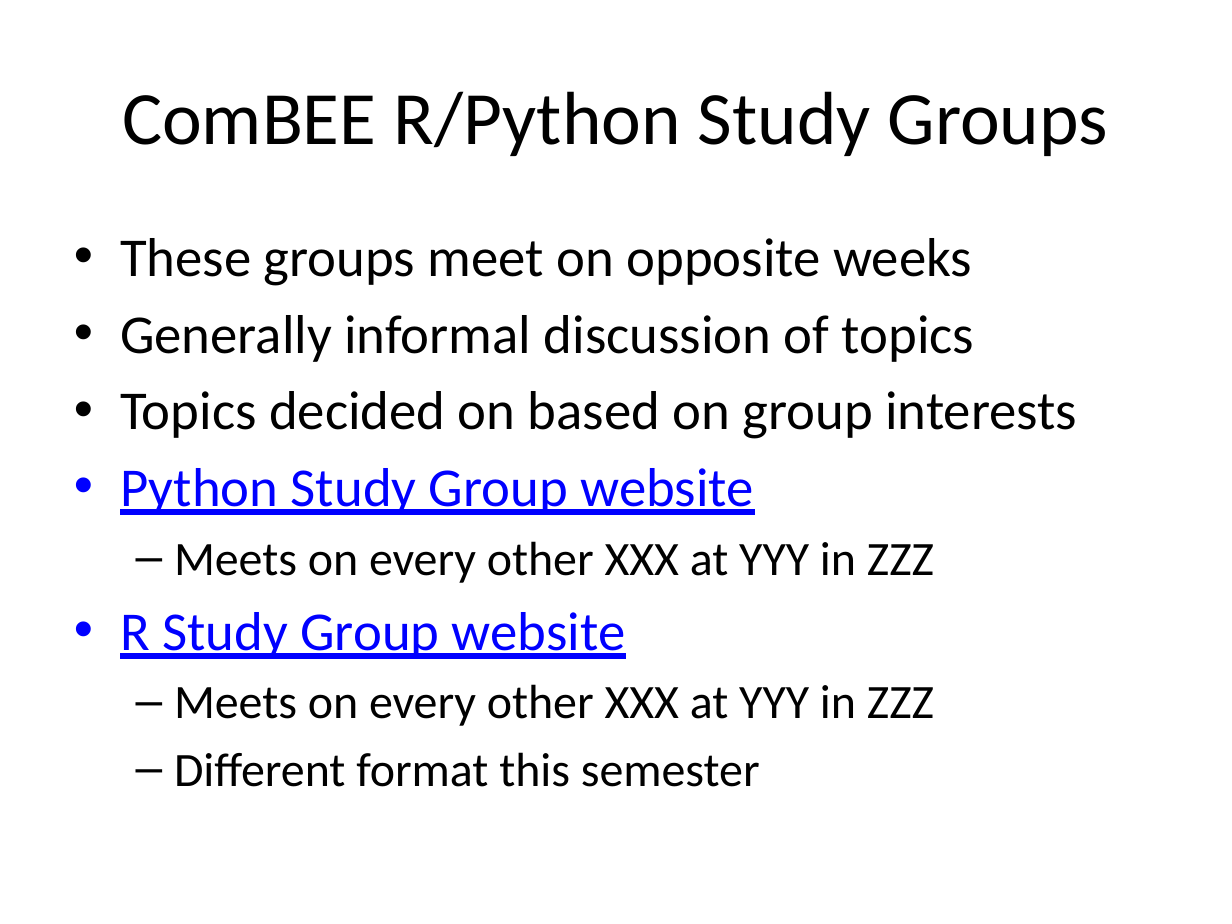
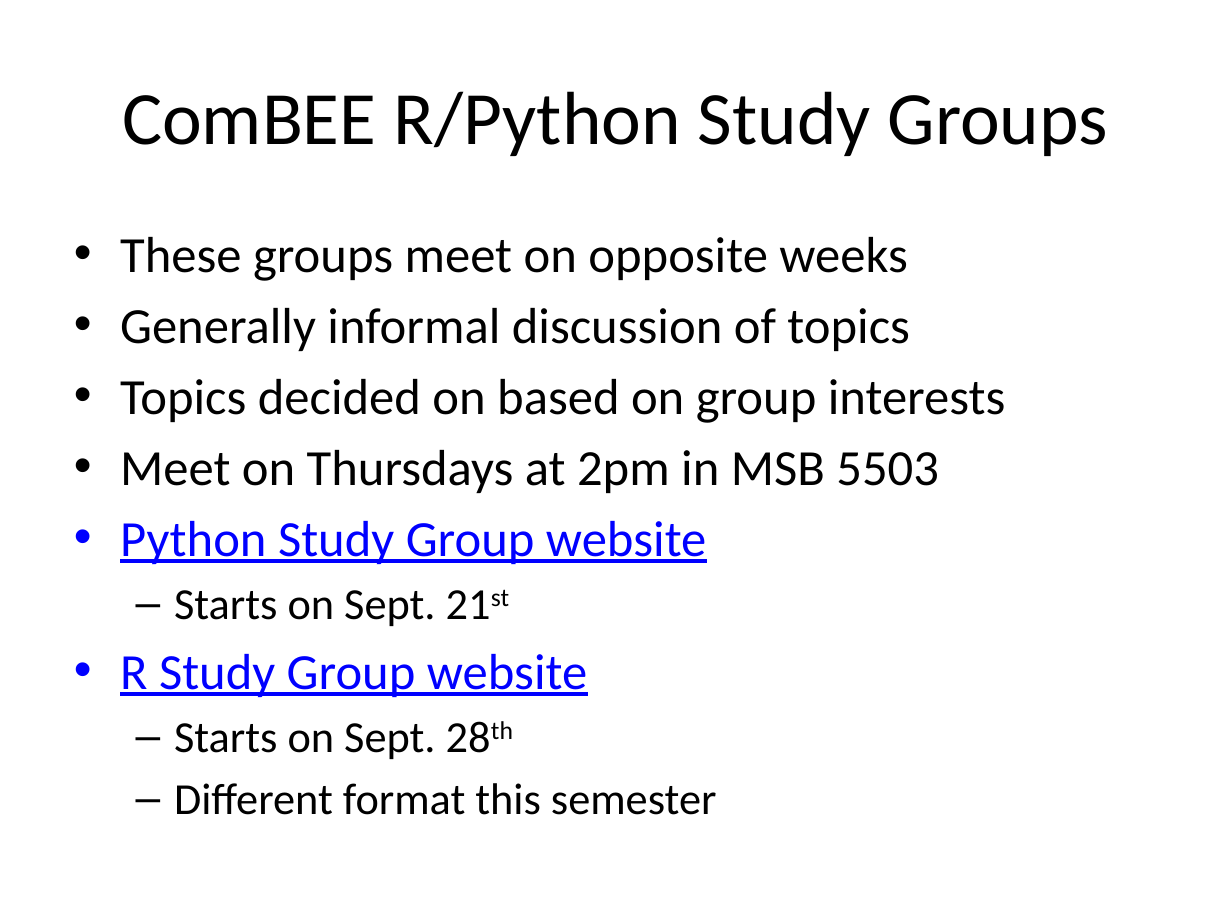
Before and after one commit to ComBEE-UW-Madison/presentations, a slide deck: slide 4 of info/20170830-MDTPorientation.pptx. Drawn at 1232x924 pixels with LibreOffice and Linux fonts; fonts in the diff are those of the drawing. Boxes give left, top, right and bottom in pixels: in the first picture for what was removed or moved away, otherwise in the second. Text is boxed around its words. In the diff, an @@ line names an element or a change of style, - is before the commit and + after.

Commit message:
Added study group meeting times to MDTP orientation talk

```diff
--- a/info/20170830-MDTPorientation.pptx
+++ b/info/20170830-MDTPorientation.pptx
@@ text at (120, 237, 1006, 815): size 32 to 29.6 pt in "These groups meet on opposite weeks", "Generally informal discussion of topics", "Topics decided on based on group interests", "Python Study Group website" and 1 more places; size 28 to 25.9 pt in "Different format this semester" @@
@@ text at (120, 450, 939, 493): paragraph added @@
+• Meet on Thursdays at 2pm in MSB 5503
@@ text at (174, 590, 435, 626): text changed; size 28 to 25.9 pt @@
-  – Meets on every other XXX at YYY in ZZZ
+  – Starts on Sept. 21st
@@ text at (174, 723, 435, 759): text changed; size 28 to 25.9 pt @@
-  – Meets on every other XXX at YYY in ZZZ
+  – Starts on Sept. 28th
```
Also in this commit, not shown: 1 other file.
